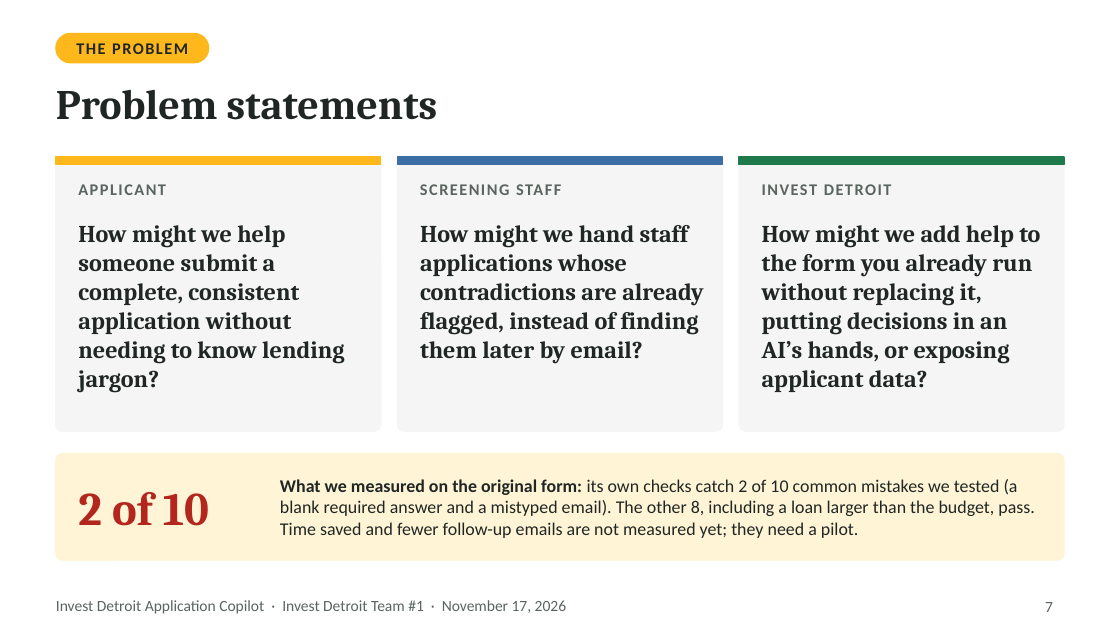
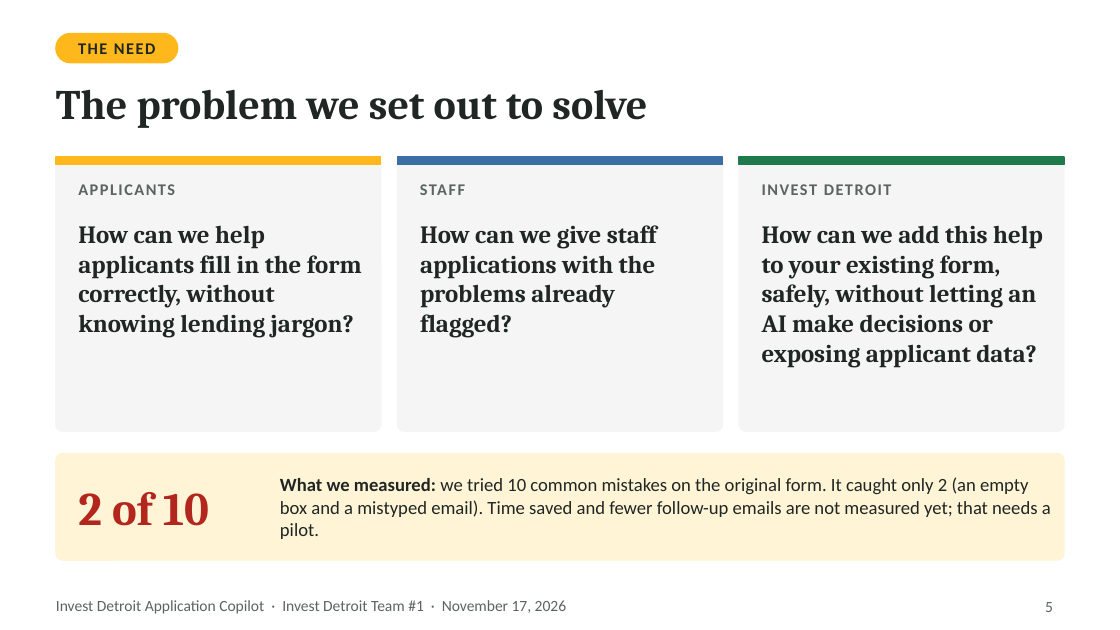
Before and after one commit to Ross-Business-Tech/Invest-Detroit-Project-1, a slide deck: slide 5 of docs/slides/Invest-Detroit-Copilot-Final-Presentation.pptx (slide 7 before the commit). Drawn at 1120x630 pixels with LibreOffice and Linux fonts; fonts in the diff are those of the drawing. Boxes give left, top, right and bottom in pixels: in the first picture for what was removed or moved away, otherwise in the second. Text is boxed around its words. In the diff, an @@ line names an element or a change of style, - is before the commit and + after.

```diff
--- a/docs/slides/Invest-Detroit-Copilot-Final-Presentation.pptx
+++ b/docs/slides/Invest-Detroit-Copilot-Final-Presentation.pptx
@@ rounded rectangle: place and size @@
-rounded rectangle at <box>56,34,208,63</box>
+rounded rectangle at <box>56,34,178,63</box>
@@ text at <box>78,43,155,54</box>: text changed @@
-THE PROBLEM
+THE NEED
@@ text at <box>56,89,647,128</box>: text changed @@
-Problem statements
+The problem we set out to solve
@@ text at <box>78,184,175,195</box>: text changed @@
-APPLICANT
+APPLICANTS
@@ text at <box>420,184,465,195</box>: text changed @@
-SCREENING STAFF
+STAFF
@@ text at <box>78,225,362,338</box>: text changed; size 15.5 to 16 pt @@
-How might we help someone submit a complete, consistent application without needing to know lending jargon?
+How can we help applicants fill in the form correctly, without knowing lending jargon?
@@ text at <box>420,225,657,338</box>: text changed; size 15.5 to 16 pt @@
-How might we hand staff applications whose contradictions are already flagged, instead of finding them later by email?
+How can we give staff applications with the problems already flagged?
@@ text at <box>762,225,1043,368</box>: text changed; size 15.5 to 16 pt @@
-How might we add help to the form you already run without replacing it, putting decisions in an AI’s hands, or exposing applicant data?
+How can we add this help to your existing form, safely, without letting an AI make decisions or exposing applicant data?
@@ text at <box>280,477,1051,539</box>: text changed; size 11.5 to 12 pt @@
-What we measured on the original form: its own checks catch 2 of 10 common mistakes we tested (a blank required answer and a mistyped email). The other 8, including a loan larger than the budget, pass. Time saved and fewer follow-up emails are not measured yet; they need a pilot.
+What we measured: we tried 10 common mistakes on the original form. It caught only 2 (an empty box and a mistyped email). Time saved and fewer follow-up emails are not measured yet; that needs a pilot.
@@ page number at <box>1045,602,1053,612</box>: text changed @@
-7
+5
```
Also in this commit, not shown: 16 other slides changed, 3 slides added, 14 slides removed, 5 other files.
